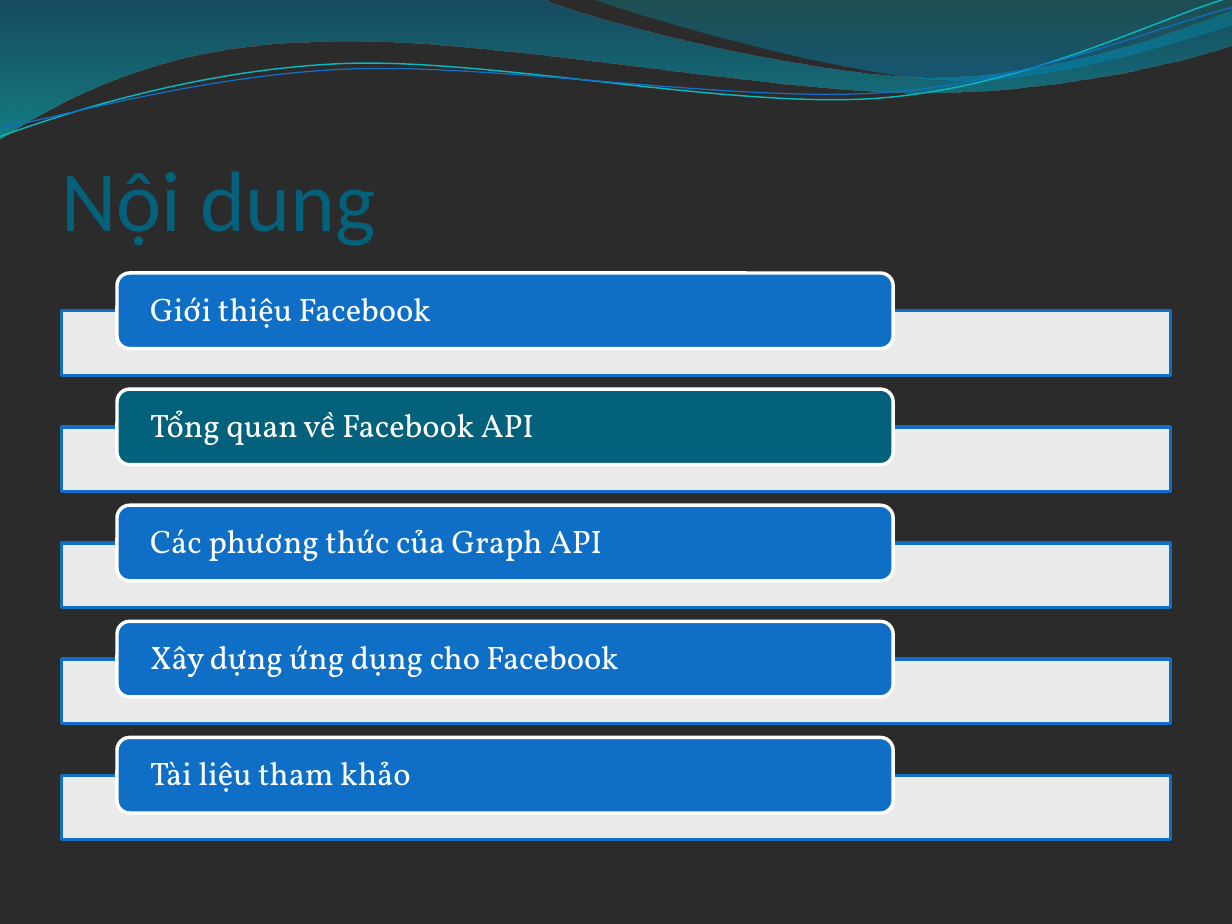
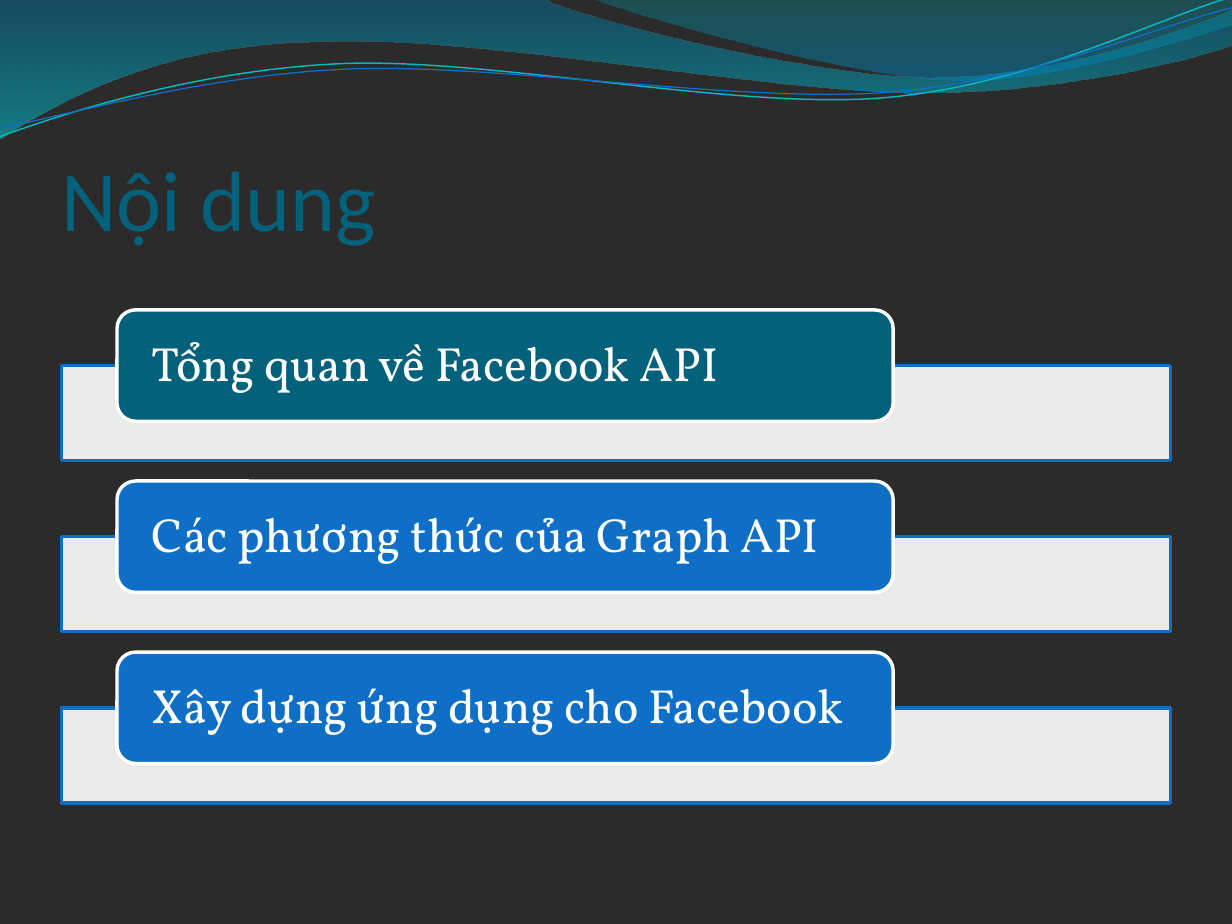
Before and after one commit to tuankit/web-api-project, a slide deck: slide 5 of 0912397_0912403_0912409_FacebookAPI_10/Slide/Facebook API.pptx (slide 10 before the commit). Drawn at 1232x924 pixels with LibreOffice and Linux fonts; fonts in the diff are those of the drawing; background and template pictures are left out; a plain dark background stands for a picture behind light text. Boxes give left, top, right and bottom in pixels: in the first picture for what was removed or moved away, otherwise in the second. Text is boxed around its words. In the diff, an @@ line names an element or a change of style, - is before the commit and + after.

```diff
--- a/0912397_0912403_0912409_FacebookAPI_10/Slide/Facebook API.pptx
+++ b/0912397_0912403_0912409_FacebookAPI_10/Slide/Facebook API.pptx
@@ rounded rectangle: place and size @@
-rounded rectangle at (117, 389, 893, 464)
+rounded rectangle at (117, 310, 893, 421)
@@ size 19 to 28 pt; more space between paragraphs in 3 elements at (152, 517, 818, 564), (152, 688, 843, 735), (152, 342, 718, 393) @@
@@ text "Tổng quan về Facebook API": place and size @@
-text "Tổng quan về Facebook API" at (150, 410, 534, 445)
+text "Tổng quan về Facebook API" at (152, 342, 718, 393)
@@ rectangle: place and size @@
-rectangle at (62, 428, 1170, 492)
+rectangle at (62, 366, 1170, 461)
@@ rounded rectangle: place and size @@
-rounded rectangle at (117, 505, 893, 580)
+rounded rectangle at (117, 480, 893, 591)
@@ text "Các phương thức của Graph ...": place and size @@
-text "Các phương thức của Graph ..." at (150, 529, 602, 561)
+text "Các phương thức của Graph ..." at (152, 517, 818, 564)
@@ rectangle: place and size @@
-rectangle at (62, 543, 1170, 607)
+rectangle at (62, 537, 1170, 632)
@@ rounded rectangle: place and size @@
-rounded rectangle at (117, 621, 893, 696)
+rounded rectangle at (117, 652, 893, 763)
@@ text "Xây dựng ứng dụng cho ...": place and size @@
-text "Xây dựng ứng dụng cho ..." at (150, 645, 618, 677)
+text "Xây dựng ứng dụng cho ..." at (152, 688, 843, 735)
@@ rectangle: place and size @@
-rectangle at (62, 775, 1170, 839)
+rectangle at (62, 708, 1170, 803)
@@ group removed at (62, 274, 1170, 813): 2 rectangles, 2 rounded rectangles, 2 texts @@
-Giới thiệu Facebook
-Tài liệu tham khảo
```
Also in this commit, not shown: 5 other slides changed, 2 slides added, 6 slides removed.
